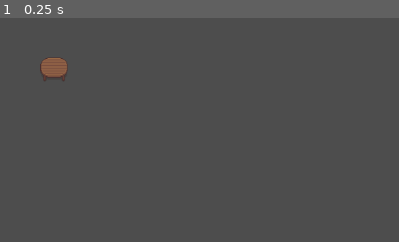
Above: before the commit, frame 1.
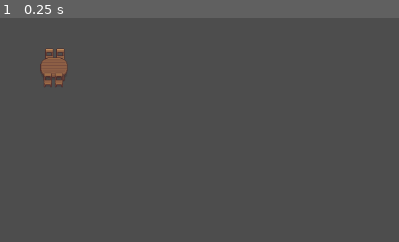
Above: after the commit, the same moment.

Repository: DragonGodotProjects/EventPlanner
Game: Godot game, scene res://test/table_demo.tscn
The game is run twice, just before and just after one commit, with the same random seed, the same clock (stepped at 60 frames per second) and the same inputs. This scene is started directly instead of the project's main scene.
Inputs:
- Up to frame 1 (0.25 s): no input
The pictures show only the part of the screen within x 0-50%, y 0-50%; the shares and areas given below are measured in that part.

The runs differ from the first frame. In frame 1, 0.2% of the frame differs, in the area x 11-17%, y 13-31%.

Commit message:
made seats their own scenes

Diff:
--- /dev/null
+++ b/seat.gd
@@ -0,0 +1,18 @@
+extends Node2D
+
+const sprite_map: Dictionary[Vector2i, Texture2D] = {
+	Vector2i.DOWN: preload("res://chair_front_down.png"),
+	Vector2i.UP: preload("res://chair_front_up.png"),
+}
+
+var seat_sprite:Sprite2D
+
+func _ready():
+	seat_sprite = $SeatSprite
+
+@export var direction:Vector2i = Vector2i.DOWN:
+	set(new_direction):
+		if (new_direction in sprite_map):
+			seat_sprite.texture = sprite_map[new_direction]
+		else:
+			push_error("invalid value for new_direction:"+str(new_direction))
--- /dev/null
+++ b/seat.tscn
@@ -0,0 +1,11 @@
+[gd_scene format=3 uid="uid://co2unnpwbyb56"]
+
+[ext_resource type="Texture2D" uid="uid://wfj6ven56ucg" path="res://chair_front_down.png" id="1_bn7dt"]
+[ext_resource type="Script" uid="uid://dkrtxfmh6rbdh" path="res://seat.gd" id="1_prdfg"]
+
+[node name="Seat" type="Node2D" unique_id=1409037229]
+script = ExtResource("1_prdfg")
+
+[node name="SeatSprite" type="Sprite2D" parent="." unique_id=134697399]
+position = Vector2(0, -11)
+texture = ExtResource("1_bn7dt")
--- /dev/null
+++ b/test/seat_demo.gd
@@ -0,0 +1,12 @@
+extends Node2D
+
+@onready var seat = $Seat
+
+func _input(event:InputEvent):
+	if event.is_action_pressed("ui_up"):
+		seat.direction = Vector2i.UP
+	elif event.is_action_pressed("ui_down"):
+		seat.direction = Vector2i.DOWN
+	# error condition currently
+	elif event.is_action_pressed("ui_right"):
+		seat.direction = Vector2i.RIGHT
--- /dev/null
+++ b/test/seat_demo.tscn
@@ -0,0 +1,11 @@
+[gd_scene format=3 uid="uid://mdst1nonyo8f"]
+
+[ext_resource type="Script" uid="uid://62uqnk2gse15" path="res://test/seat_demo.gd" id="1_213tm"]
+[ext_resource type="PackedScene" uid="uid://co2unnpwbyb56" path="res://seat.tscn" id="2_2qeko"]
+
+[node name="SeatDemo" type="Node2D" unique_id=881003875]
+script = ExtResource("1_213tm")
+
+[node name="Seat" parent="." unique_id=1409037229 instance=ExtResource("2_2qeko")]
+position = Vector2(81, 155)
+scale = Vector2(5, 5)
--- a/test/table_demo.tscn
+++ b/test/table_demo.tscn
@@ -2,9 +2,23 @@
 
 [ext_resource type="Script" uid="uid://t4vlvnh6x0ry" path="res://test/table_demo.gd" id="1_8yabt"]
 [ext_resource type="PackedScene" uid="uid://vredjdsoaiw0" path="res://table.tscn" id="2_e5y0u"]
+[ext_resource type="PackedScene" uid="uid://co2unnpwbyb56" path="res://seat.tscn" id="5_07enp"]
 
 [node name="TableTest" type="Node2D" unique_id=361195780]
+y_sort_enabled = true
 script = ExtResource("1_8yabt")
 
 [node name="Table" parent="." unique_id=1589860428 instance=ExtResource("2_e5y0u")]
 position = Vector2(79, 87)
+
+[node name="Seat" parent="." unique_id=1409037229 instance=ExtResource("5_07enp")]
+position = Vector2(87, 66)
+
+[node name="Seat2" parent="." unique_id=622329908 instance=ExtResource("5_07enp")]
+position = Vector2(71, 66)
+
+[node name="Seat3" parent="." unique_id=625246495 instance=ExtResource("5_07enp")]
+position = Vector2(69, 101)
+
+[node name="Seat4" parent="." unique_id=1092351709 instance=ExtResource("5_07enp")]
+position = Vector2(85, 101)
Binary file added: chair_front_down.png
Not shown, added: chair_front_down.png.import
Binary file added: chair_front_up.png
Not shown, added: chair_front_up.png.import
Not shown, added: seat.gd.uid
Not shown, added: test/seat_demo.gd.uid
